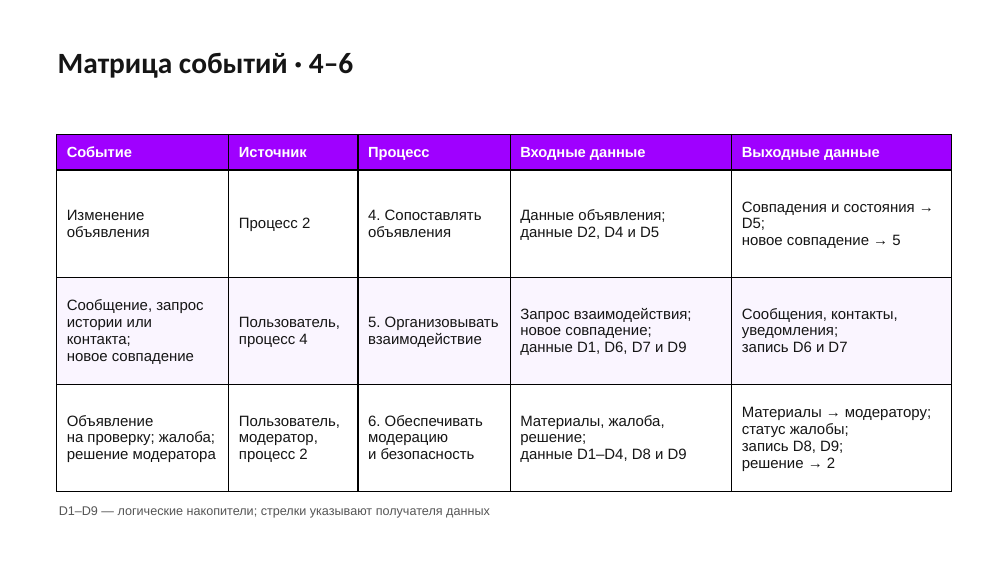
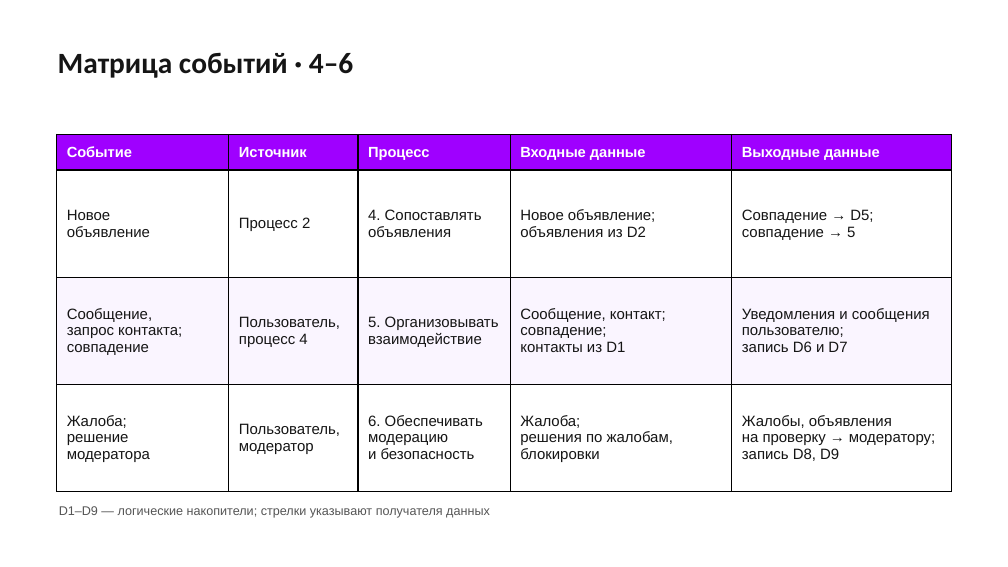
Before and after one commit to falltest/DATABASES_Fadey_Pushkin_Gurylev, a slide deck: slide 7 of Фадеев_Мосин_Гурылев лаб1/Презентация.pptx. Drawn at 1008x567 pixels with LibreOffice and Linux fonts; fonts in the diff are those of the drawing; background and template pictures are left out. Boxes give left, top, right and bottom in pixels: in the first picture for what was removed or moved away, otherwise in the second. Text is boxed around its words. In the diff, an @@ line names an element or a change of style, - is before the commit and + after.

```diff
--- a/Фадеев_Мосин_Гурылев лаб1/Презентация.pptx
+++ b/Фадеев_Мосин_Гурылев лаб1/Презентация.pptx
@@ table at box(56, 134, 952, 491) @@
-row 2: Изменение / объявления | Процесс 2 | 4. Сопоставлять / объявления | Данные объявления; / данные D2, D4 и D5 | Совпадения и состояния → D5; / новое совпадение → 5
+row 2: Новое / объявление | Процесс 2 | 4. Сопоставлять / объявления | Новое объявление; / объявления из D2 | Совпадение → D5; / совпадение → 5
-row 3: Сообщение, запрос / истории или контакта; / новое совпадение | Пользователь, / процесс 4 | 5. Организовывать / взаимодействие | Запрос взаимодействия; / новое совпадение; / данные D1, D6, D7 и D9 | Сообщения, контакты, / уведомления; / запись D6 и D7
+row 3: Сообщение, / запрос контакта; / совпадение | Пользователь, / процесс 4 | 5. Организовывать / взаимодействие | Сообщение, контакт; / совпадение; / контакты из D1 | Уведомления и сообщения / пользователю; / запись D6 и D7
-row 4: Объявление / на проверку; жалоба; / решение модератора | Пользователь, / модератор, / процесс 2 | 6. Обеспечивать / модерацию / и безопасность | Материалы, жалоба, решение; / данные D1–D4, D8 и D9 | Материалы → модератору; / статус жалобы; / запись D8, D9; / решение → 2
+row 4: Жалоба; / решение / модератора | Пользователь, / модератор | 6. Обеспечивать / модерацию / и безопасность | Жалоба; / решения по жалобам, / блокировки | Жалобы, объявления / на проверку → модератору; / запись D8, D9
```
Also in this commit, not shown: 8 other slides changed, 2 other files.
